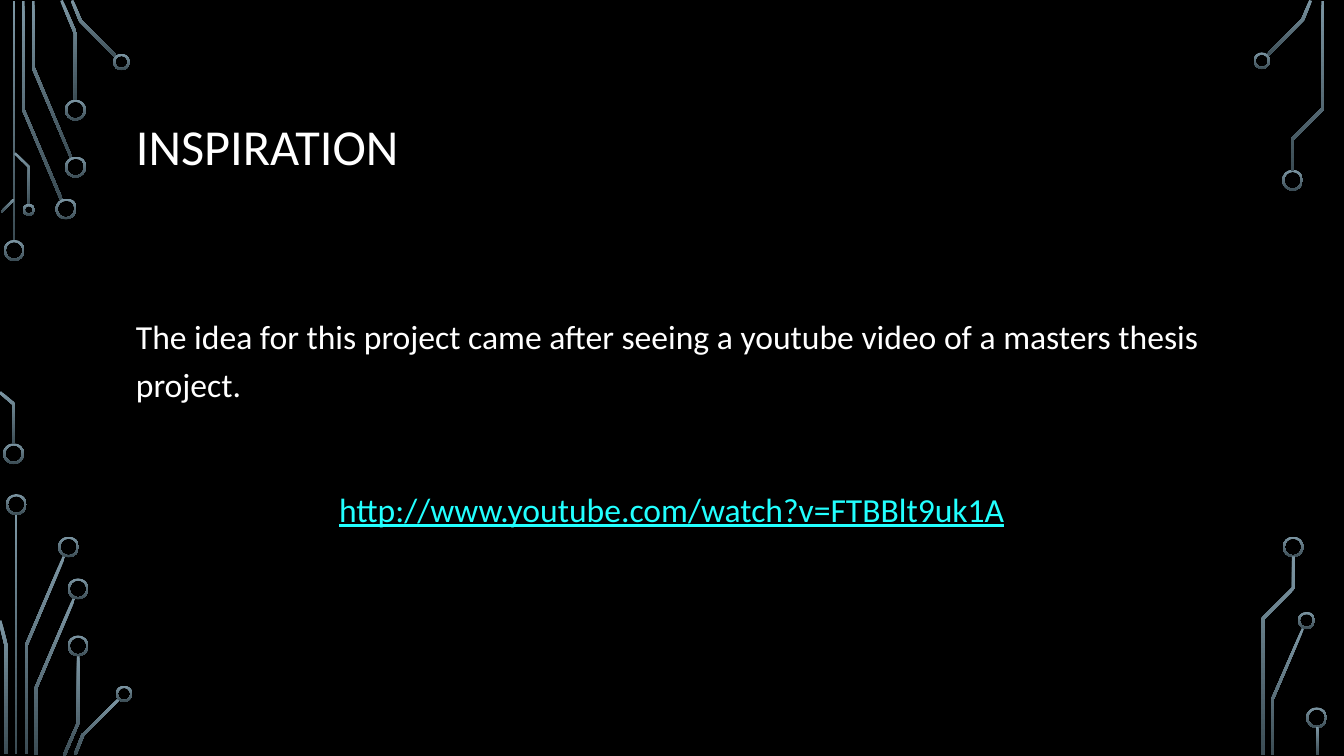
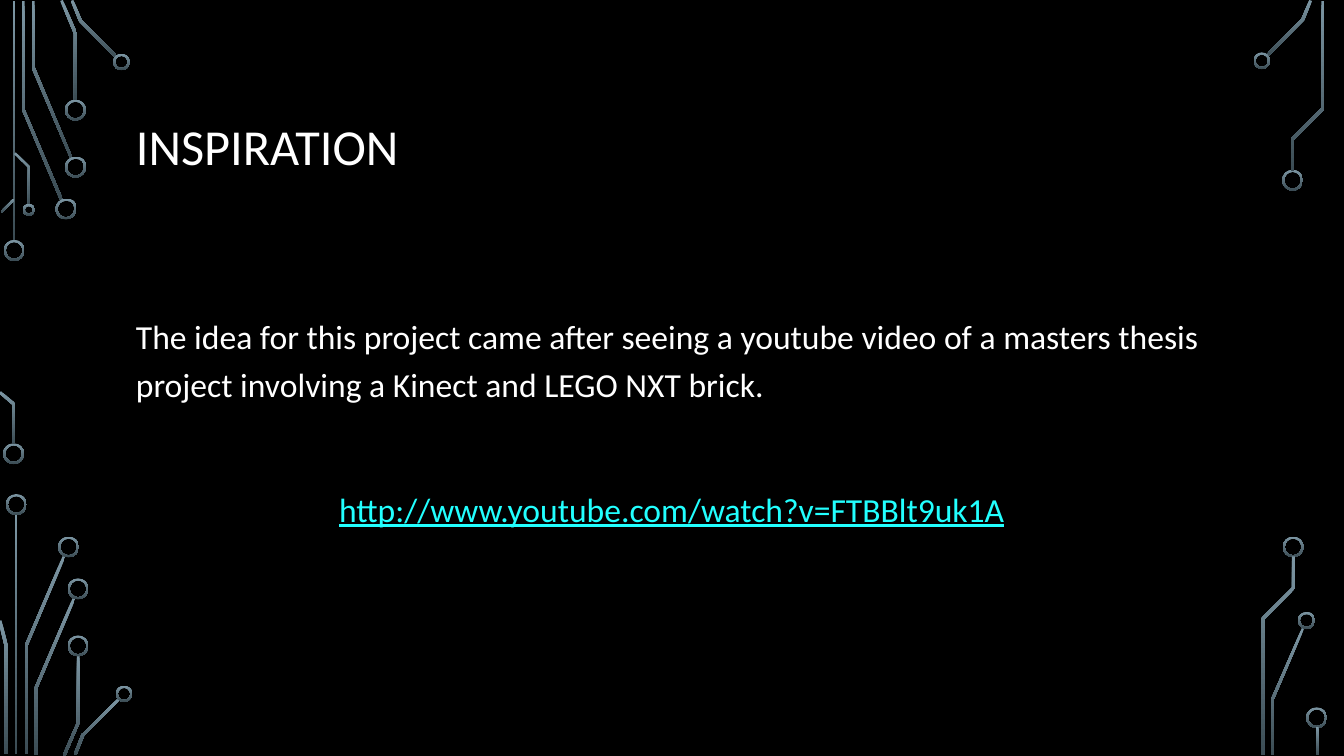
Before and after one commit to vernonrj/robotics-kinect, a slide deck: slide 2 of Nixon Bohr.pptx. Drawn at 1344x756 pixels with LibreOffice and Linux fonts; fonts in the diff are those of the drawing; background and template pictures are left out. Boxes give left, top, right and bottom in pixels: in the first picture for what was removed or moved away, otherwise in the second. Text is boxed around its words. In the diff, an @@ line names an element or a change of style, - is before the commit and + after.

```diff
--- a/Nixon Bohr.pptx
+++ b/Nixon Bohr.pptx
@@ text at bbox=[136, 325, 1198, 403]: text changed @@
-The idea for this project came after seeing a youtube video of a masters thesis project.
+The idea for this project came after seeing a youtube video of a masters thesis project involving a Kinect and LEGO NXT brick.
```
Also in this commit, not shown: 4 other slides changed.
